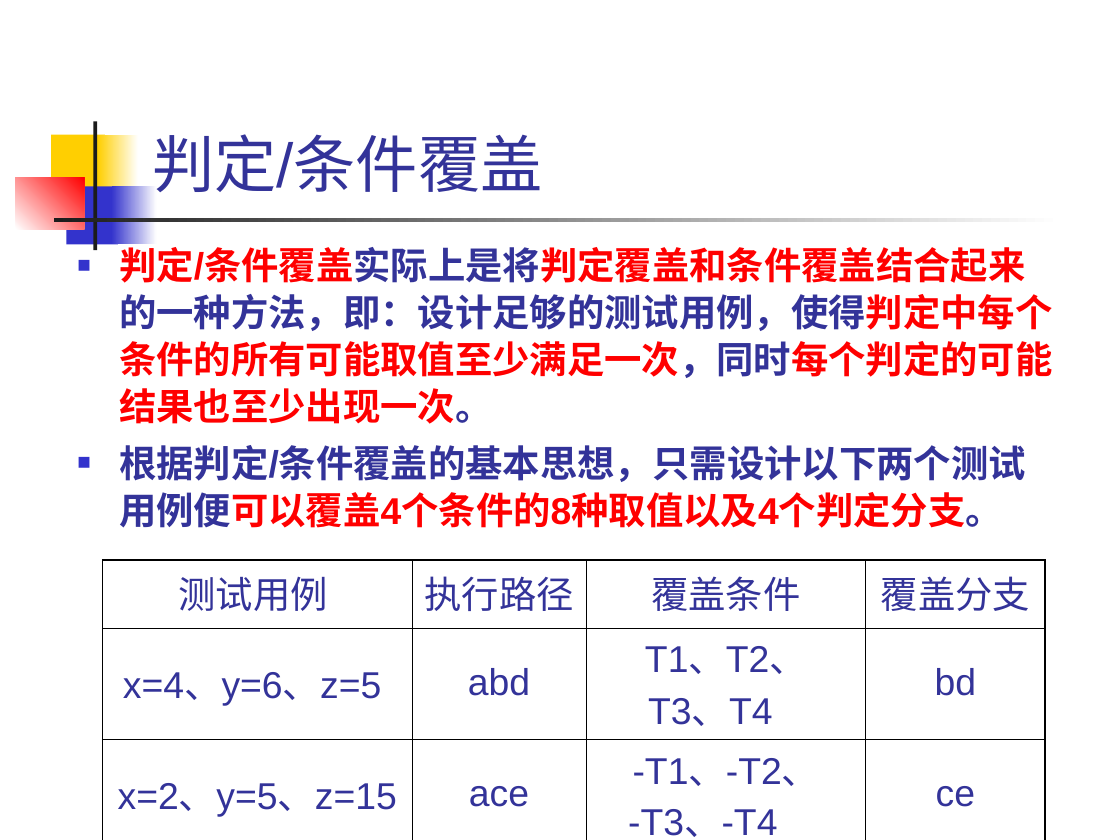
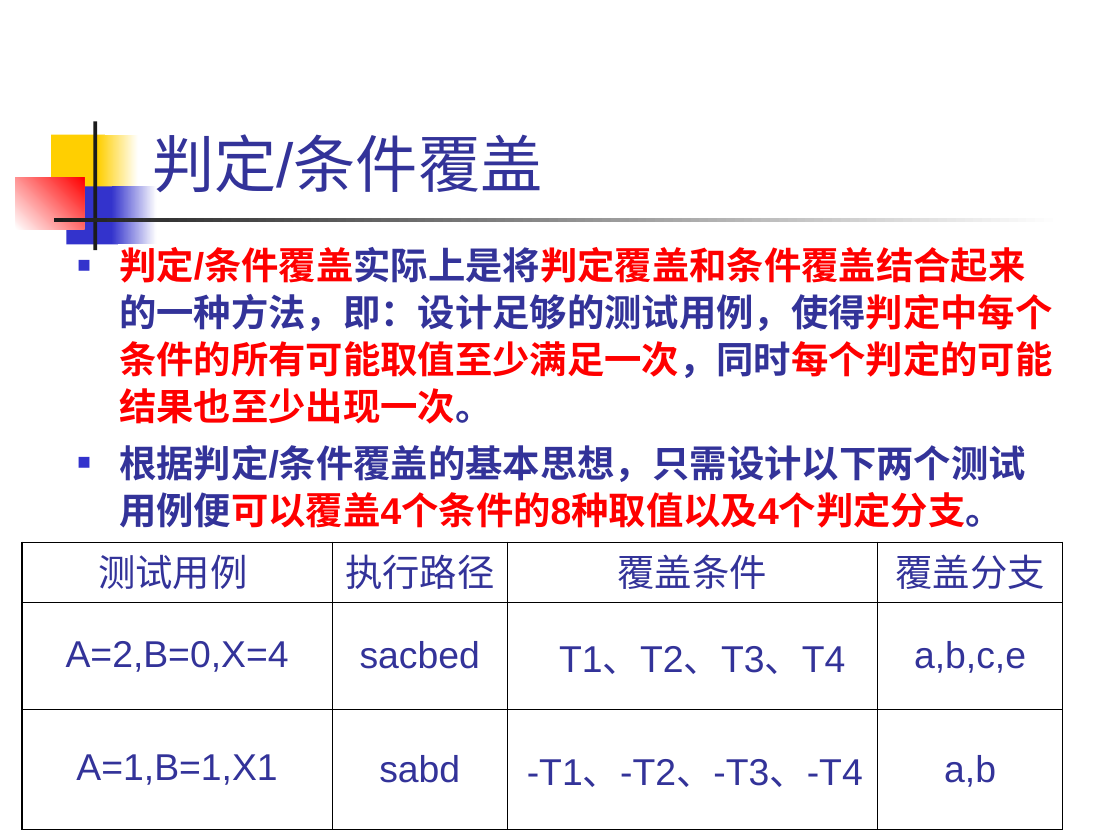
Before and after one commit to 1-518/Three-Kindoms, a slide deck: slide 12 of 白盒黑盒/白盒测试技术/白盒测试技术.ppt (slide 15 before the commit). Drawn at 1120x840 pixels with LibreOffice and Linux fonts; fonts in the diff are those of the drawing. Boxes give left, top, right and bottom in pixels: in the first picture for what was removed or moved away, otherwise in the second. Text is boxed around its words. In the diff, an @@ line names an element or a change of style, - is before the commit and + after.

```diff
--- a/白盒黑盒/白盒测试技术/白盒测试技术.ppt
+++ b/白盒黑盒/白盒测试技术/白盒测试技术.ppt
@@ table at (22, 542, 1063, 800) @@
-row 2: x=4、y=6、z=5 | abd | T1、T2、 / T3、T4 | bd
+row 2: A=2,B=0,X=4 | sacbed | T1、T2、T3、T4 | a,b,c,e
-row 3: x=2、y=5、z=15 | ace | -T1、-T2、 / -T3、-T4 | ce
+row 3: A=1,B=1,X1 | sabd | -T1、-T2、-T3、-T4 | a,b
@@ table: place and size @@
-table at (103, 560, 1045, 840)
+table at (22, 542, 1063, 800)
```
Also in this commit, not shown: 13 other slides changed, 1 slide added, 4 slides removed, 1 other file.
